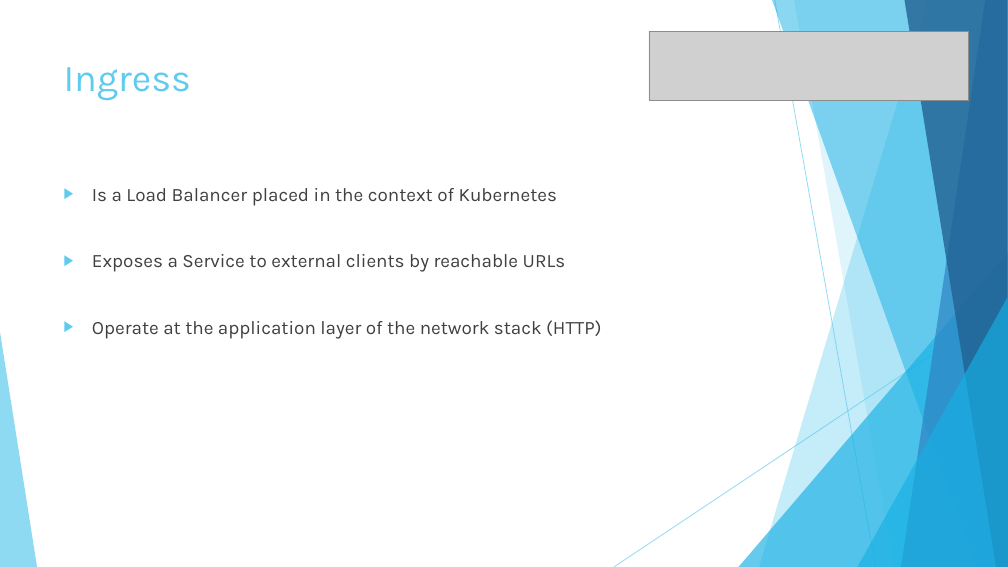
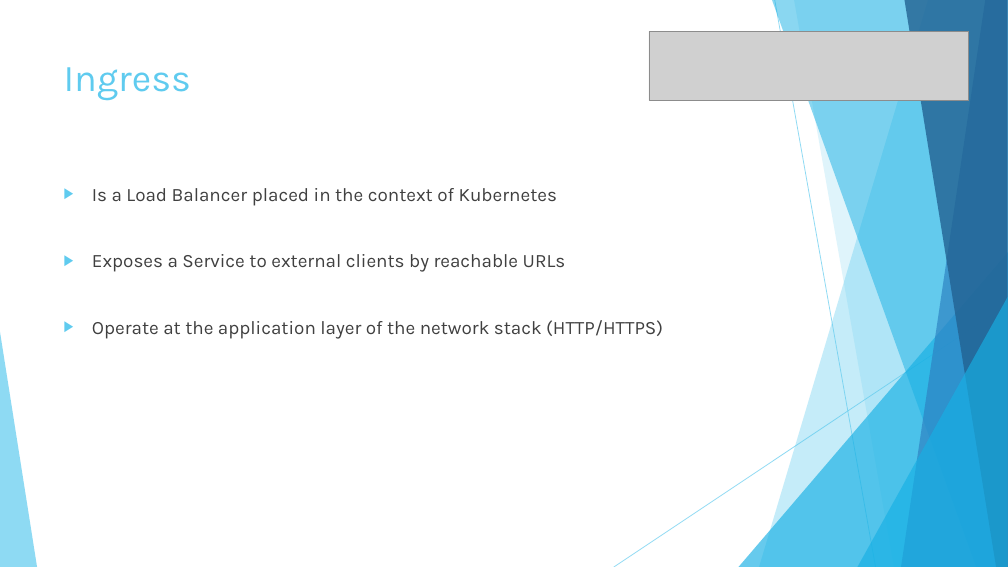
Before and after one commit to fsforza/kubernetes-demo, a slide deck: slide 25 of slides/kube-demo.pptx (slide 22 before the commit). Drawn at 1008x567 pixels with LibreOffice and Linux fonts; fonts in the diff are those of the drawing; grey boxes stand for pictures. Boxes give left, top, right and bottom in pixels: in the first picture for what was removed or moved away, otherwise in the second. Text is boxed around its words. In the diff, an @@ line names an element or a change of style, - is before the commit and + after.

```diff
--- a/slides/kube-demo.pptx
+++ b/slides/kube-demo.pptx
@@ text at [92, 320, 663, 339]: text changed @@
-▶ Operate at the application layer of the network stack (HTTP)
+▶ Operate at the application layer of the network stack (HTTP/HTTPS)
```
Also in this commit, not shown: 8 other slides changed, 4 slides added, 3 slides removed.
